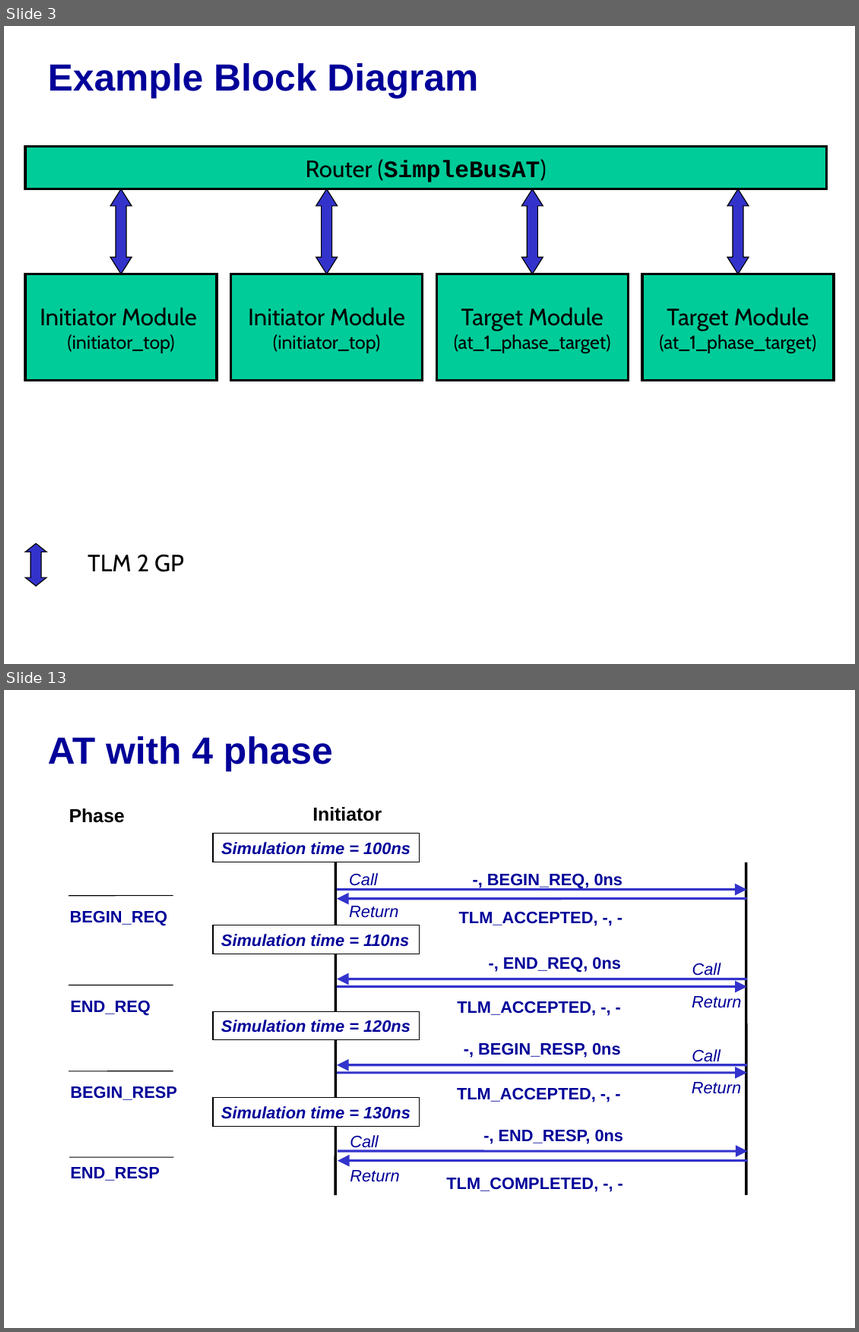
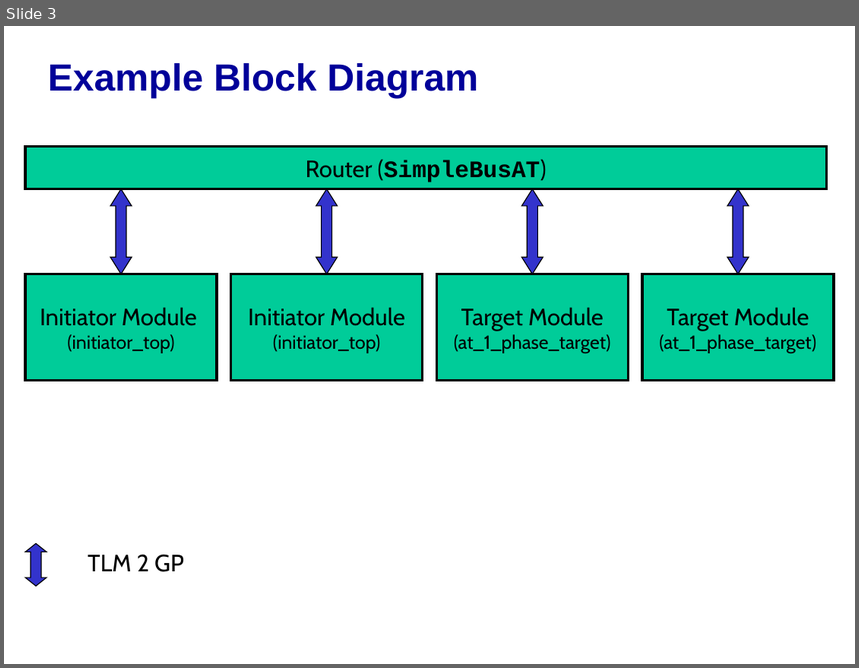
Before and after one commit to accellera-official/systemc, a slide deck: examples/tlm/at_1_phase/docs/at_1_phase_example_system.ppt. Shown one above the other, each under a label of ours: slides 3 and 13 before the commit, slide 3 after it; the slides between them are not shown. The pictures are 859x1332 and 859x668 pixels, drawn with LibreOffice and Linux fonts; fonts in the diff are those of the drawing; background and template pictures are left out. Boxes give left, top, right and bottom in pixels: in the first picture for what was removed or moved away, otherwise in the second. Text is boxed around its words. In the diff, an @@ line names an element or a change of style, - is before the commit and + after.

Commit message:
example ppt for at_1_phase example

```diff
--- a/examples/tlm/at_1_phase/docs/at_1_phase_example_system.ppt
+++ b/examples/tlm/at_1_phase/docs/at_1_phase_example_system.ppt
@@ slide 13 removed at <box>4,690,855,1328</box>, background picture (left out) @@
@@ title removed at <box>48,736,333,771</box> @@
-AT with 4 phase
@@ group removed at <box>69,807,748,1195</box>: 22 texts, 8 arrows, 6 lines, 4 rectangles @@
-Initiator
-Phase
-TLM_ACCEPTED, -, -
-Return
-BEGIN_REQ
--, BEGIN_REQ, 0ns
-Call
-TLM_ACCEPTED, -, -
-Return
-Simulation time = 100ns
--, END_REQ, 0ns
-END_REQ
-Call
-Simulation time = 110ns
-TLM_ACCEPTED, -, -
-Return
--, BEGIN_RESP, 0ns
-BEGIN_RESP
-Call
-Simulation time = 120ns
-TLM_COMPLETED, -, -
-Return
-END_RESP
--, END_RESP, 0ns
-Call
-Simulation time = 130ns
```
Also in this commit, not shown: 7 slides changed, 1 slide added, 2 other slides removed.
